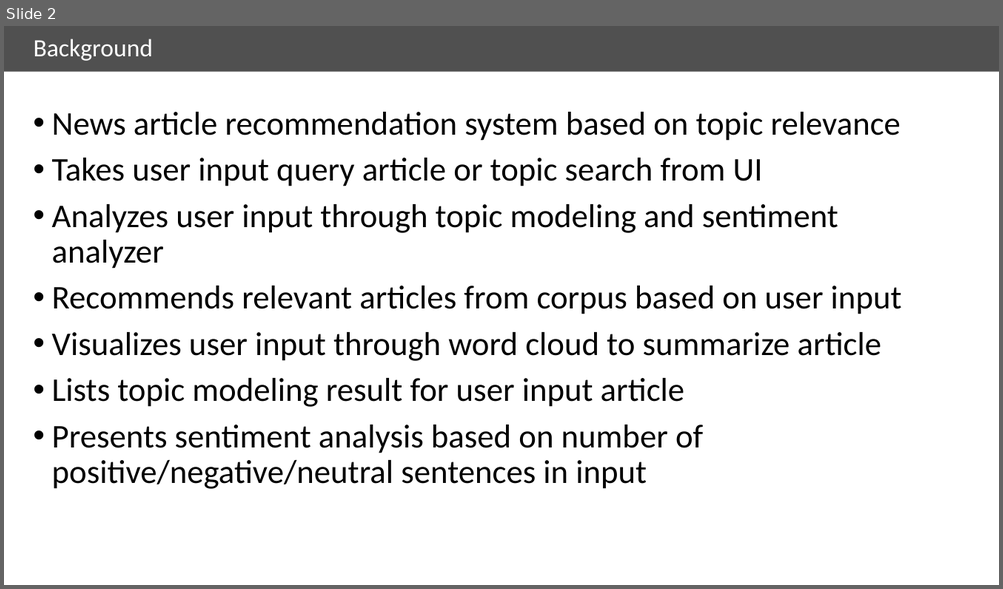
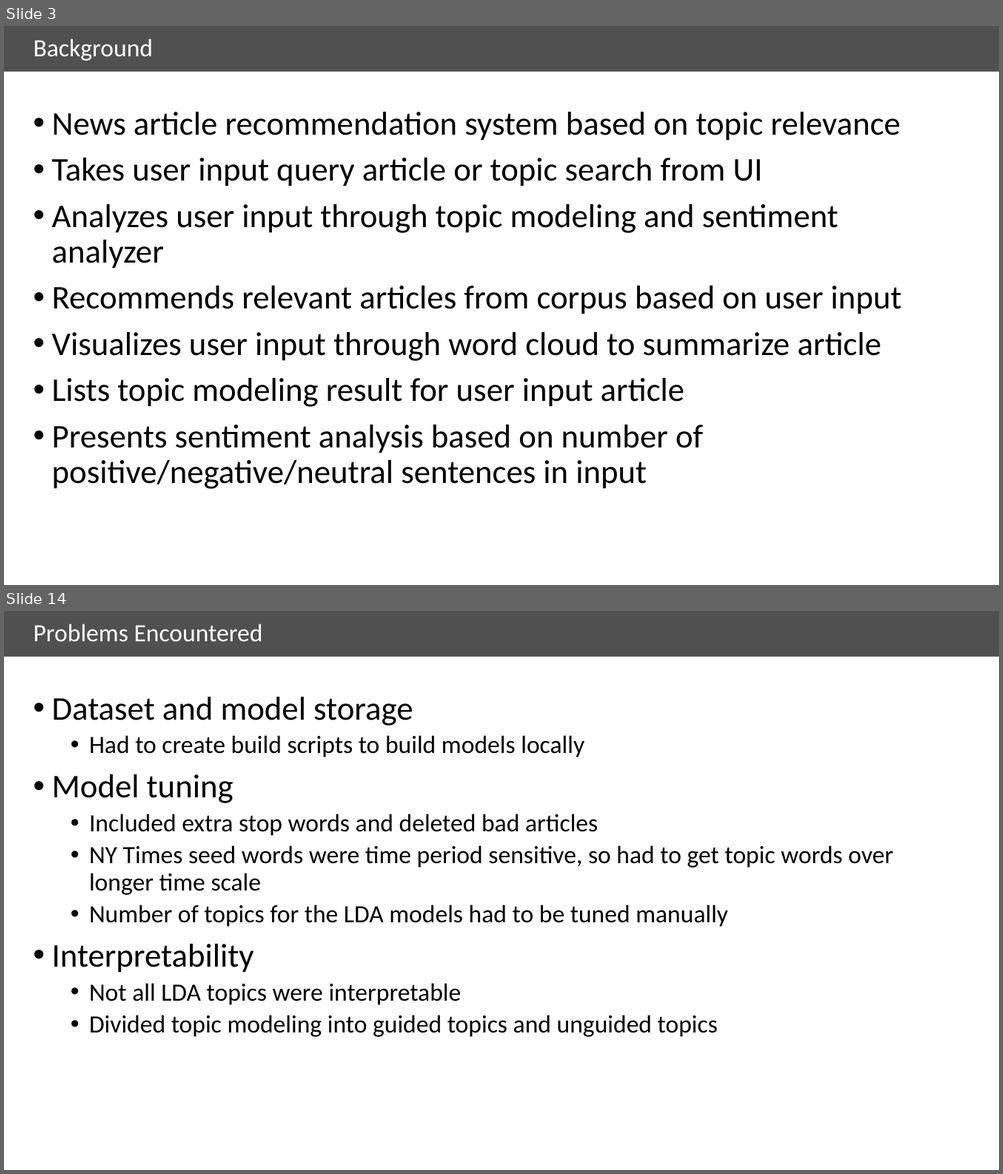
Before and after one commit to ryanbae89/news_analyzer, a slide deck: doc/Final_presentation_v1.pptx. Shown one above the other, each under a label of ours: slide 2 before the commit, slides 3 and 14 after it; the slides between them are not shown. The pictures are 1003x589 and 1003x1174 pixels, drawn with LibreOffice and Linux fonts; fonts in the diff are those of the drawing. Boxes give left, top, right and bottom in pixels: in the first picture for what was removed or moved away, otherwise in the second. Text is boxed around its words. In the diff, an @@ line names an element or a change of style, - is before the commit and + after.

```diff
--- a/doc/Final_presentation_v1.pptx
+++ b/doc/Final_presentation_v1.pptx
@@ slide 14 added at (x1=4, y1=611, x2=999, y2=1170), background #FFFFFF; not listed: 1 template element that a slide beside it also shows @@
@@ title added at (x1=34, y1=624, x2=263, y2=641), 24 pt, text #FFFFFF @@
+Problems Encountered
@@ text added at (x1=52, y1=697, x2=893, y2=1037), 24 pt, text #000000 @@
+• Dataset and model storage
+  • Had to create build scripts to build models locally
+• Model tuning
+  • Included extra stop words and deleted bad articles
+  • NY Times seed words were time period sensitive, so had to get topic words over longer time scale
+  • Number of topics for the LDA models had to be tuned manually
+• Interpretability
+  • Not all LDA topics were interpretable
+  • Divided topic modeling into guided topics and unguided topics
@@ what was slide 2 is now slide 3 @@
```
Also in this commit, not shown: 4 slides changed, 10 other slides added, 3 slides removed, 6 other files.
